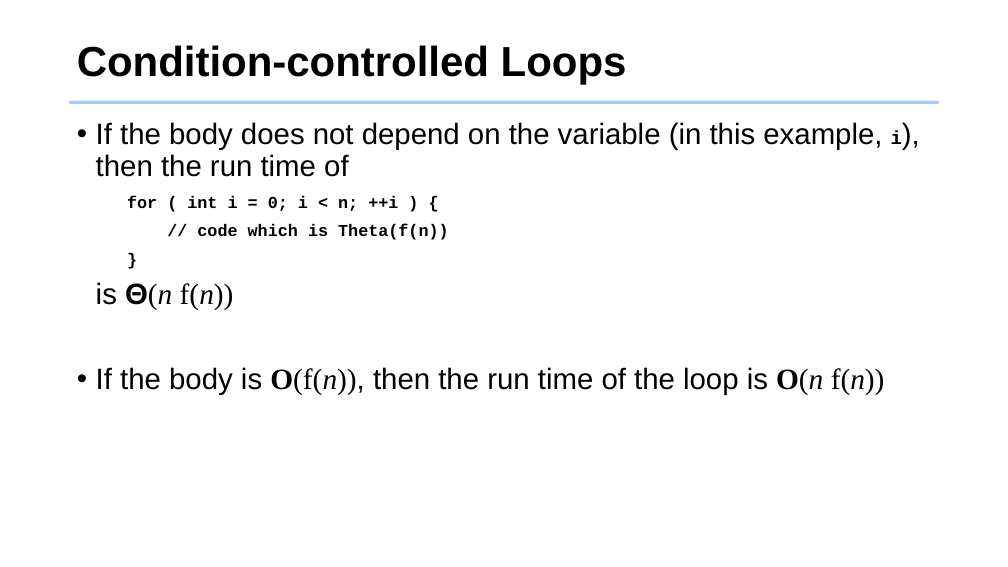
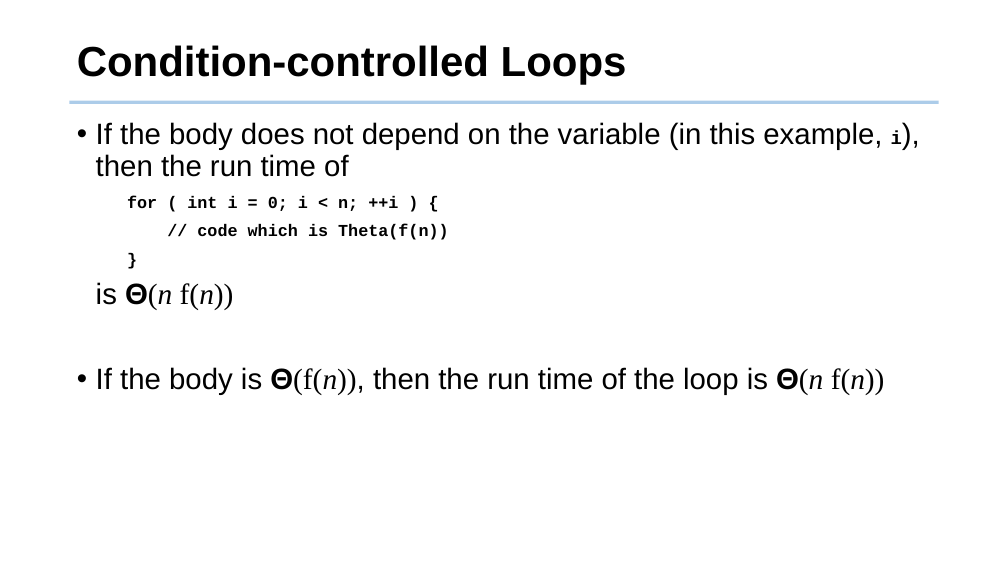
Before and after one commit to tsung-wei-huang/cs2420, a slide deck: slide 26 of slides/algorithm_analysis.pptx (slide 28 before the commit). Drawn at 1008x567 pixels with LibreOffice and Linux fonts; fonts in the diff are those of the drawing; background and template pictures are left out. Boxes give left, top, right and bottom in pixels: in the first picture for what was removed or moved away, otherwise in the second. Text is boxed around its words. In the diff, an @@ line names an element or a change of style, - is before the commit and + after.

```diff
--- a/slides/algorithm_analysis.pptx
+++ b/slides/algorithm_analysis.pptx
@@ text at [96,367,885,395]: text changed @@
-• If the body is O(f(n)), then the run time of the loop is O(n f(n))
+• If the body is Θ(f(n)), then the run time of the loop is Θ(n f(n))
```
Also in this commit, not shown: 10 other slides changed, 2 slides removed, 2 other files.
